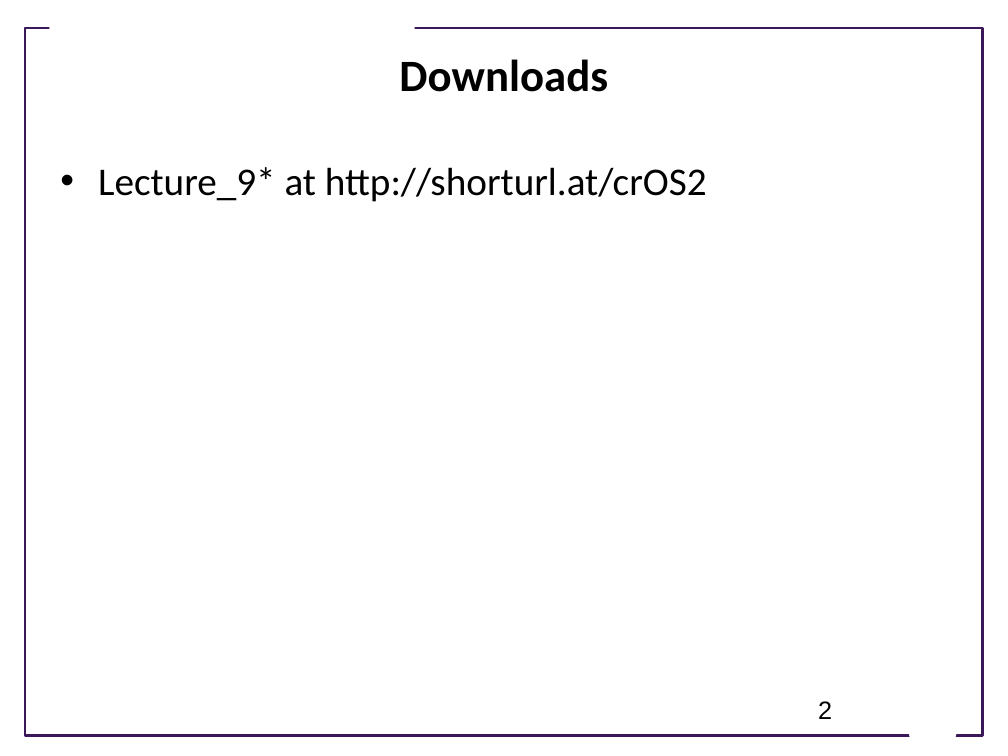
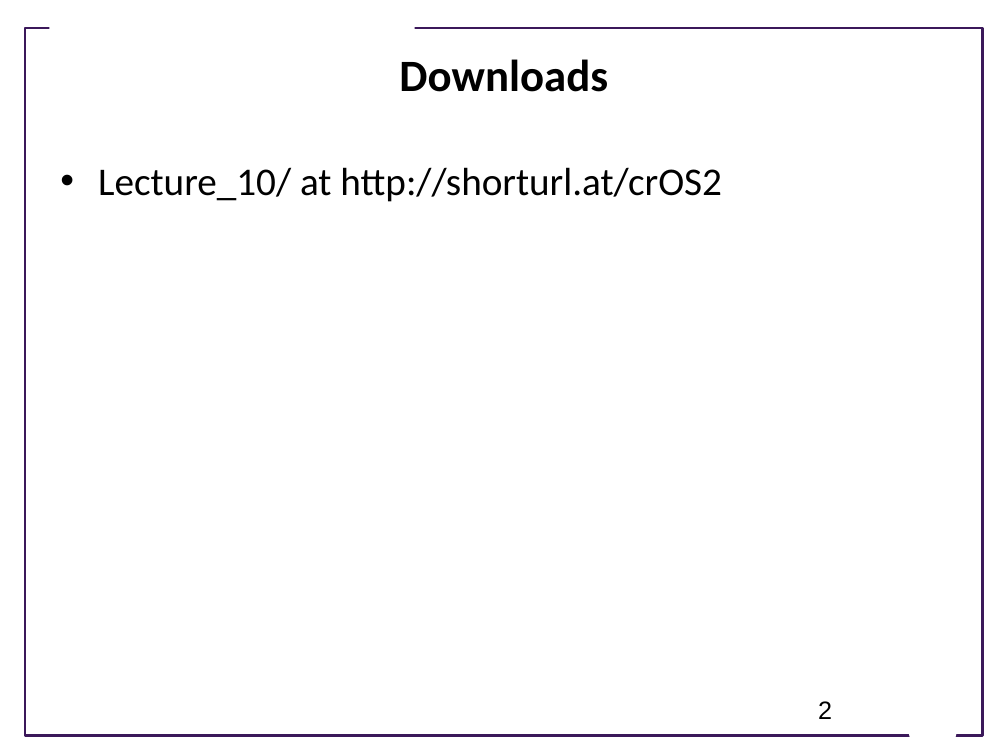
Before and after one commit to ModelEngineering/advancing-biomedical-models, a slide deck: slide 2 of lectures/lecture_10/Lecture_10_Cross_Validation_and_Software_Engineering.pptx. Drawn at 1008x756 pixels with LibreOffice and Linux fonts; fonts in the diff are those of the drawing; background and template pictures are left out. Boxes give left, top, right and bottom in pixels: in the first picture for what was removed or moved away, otherwise in the second. Text is boxed around its words. In the diff, an @@ line names an element or a change of style, - is before the commit and + after.

```diff
--- a/lectures/lecture_10/Lecture_10_Cross_Validation_and_Software_Engineering.pptx
+++ b/lectures/lecture_10/Lecture_10_Cross_Validation_and_Software_Engineering.pptx
@@ text at box(98, 167, 722, 202): text changed @@
-• Lecture_9* at http://shorturl.at/crOS2
+• Lecture_10/ at http://shorturl.at/crOS2
```
Also in this commit, not shown: 3 other slides changed, 5 slides added, 3 slides removed.
